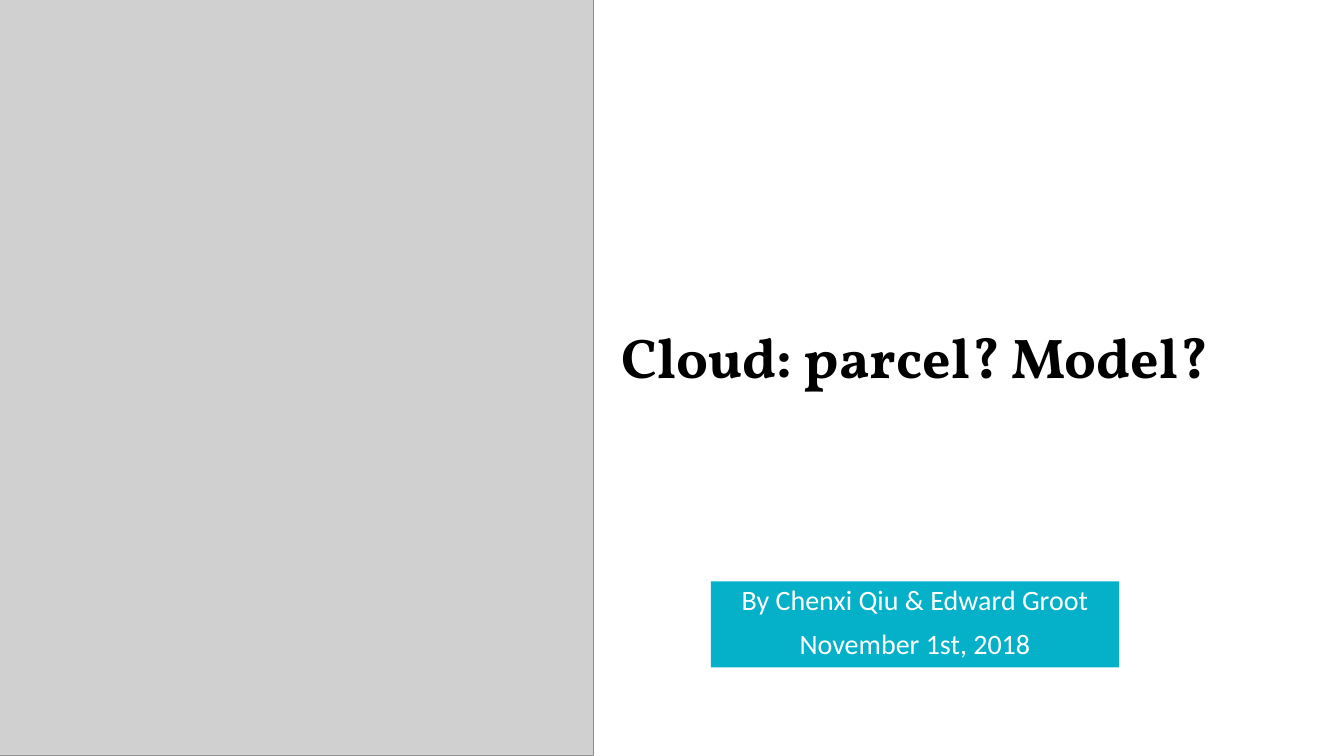
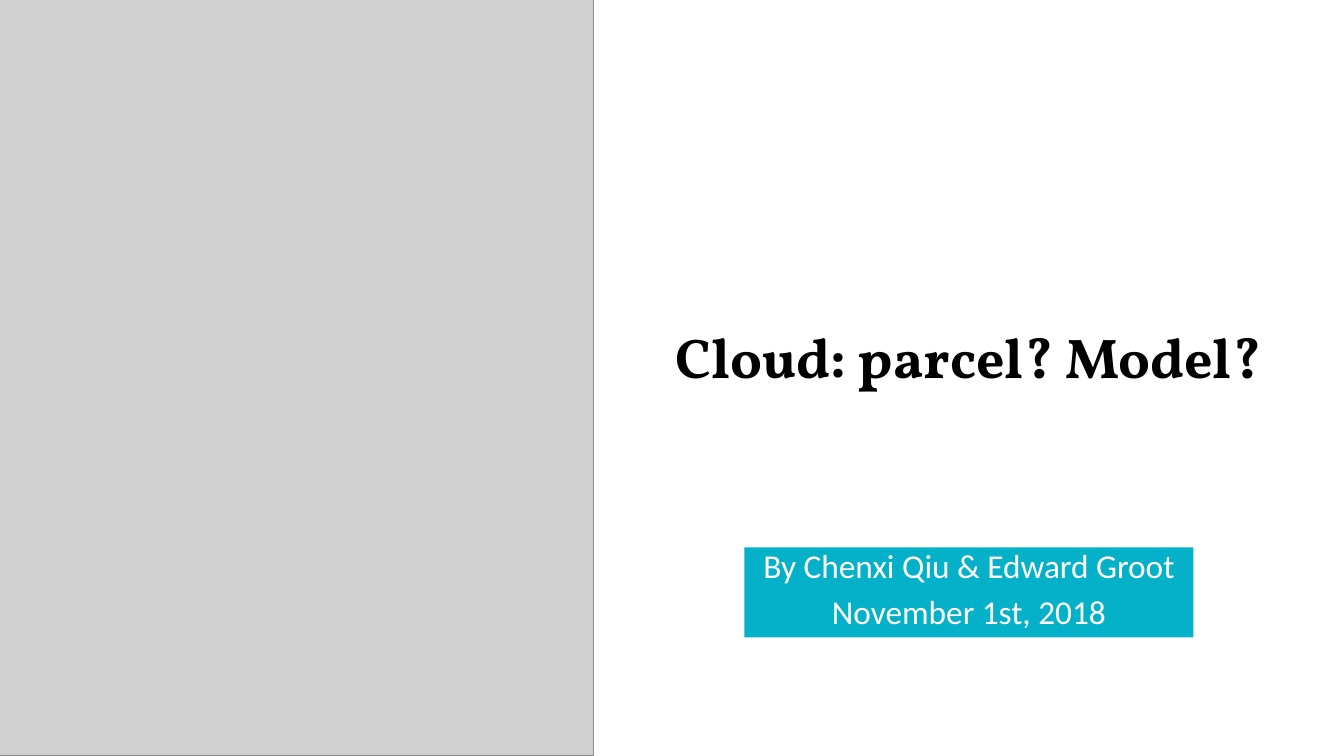
Before and after one commit to meteoNL/CloudParcelModel_SOACproject, a slide deck: slide 1 of presentation.pptx. Drawn at 1344x756 pixels with LibreOffice and Linux fonts; fonts in the diff are those of the drawing; grey boxes stand for pictures. Boxes give left, top, right and bottom in pixels: in the first picture for what was removed or moved away, otherwise in the second. Text is boxed around its words. In the diff, an @@ line names an element or a change of style, - is before the commit and + after.

```diff
--- a/presentation.pptx
+++ b/presentation.pptx
@@ title "Cloud: parcel? Model?": place and size @@
-title "Cloud: parcel? Model?" at box(622, 338, 1208, 392)
+title "Cloud: parcel? Model?" at box(676, 338, 1262, 392)
@@ subtitle "By Chenxi Qiu & Edward ...": place and size @@
-subtitle "By Chenxi Qiu & Edward ..." at box(711, 582, 1119, 668)
+subtitle "By Chenxi Qiu & Edward ..." at box(744, 547, 1194, 637)
@@ subtitle "By Chenxi Qiu & Edward ..." at box(744, 547, 1194, 637): size 20 to 23.8 pt; line spacing 0.9 to 0.8 @@
```
Also in this commit, not shown: 5 other slides changed.
